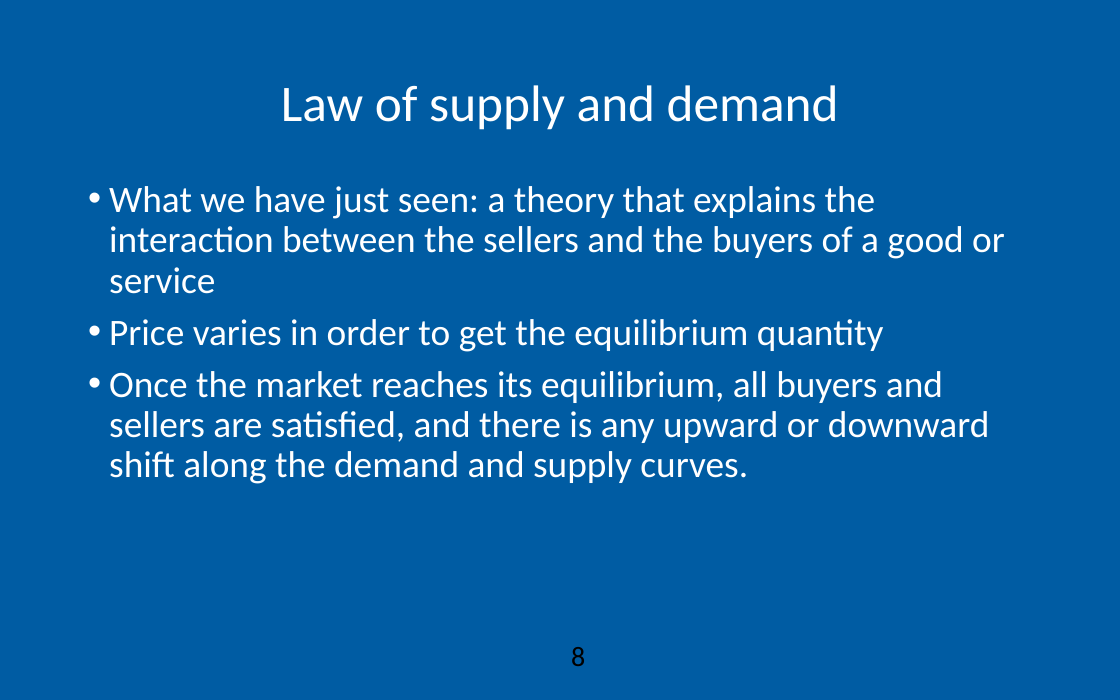
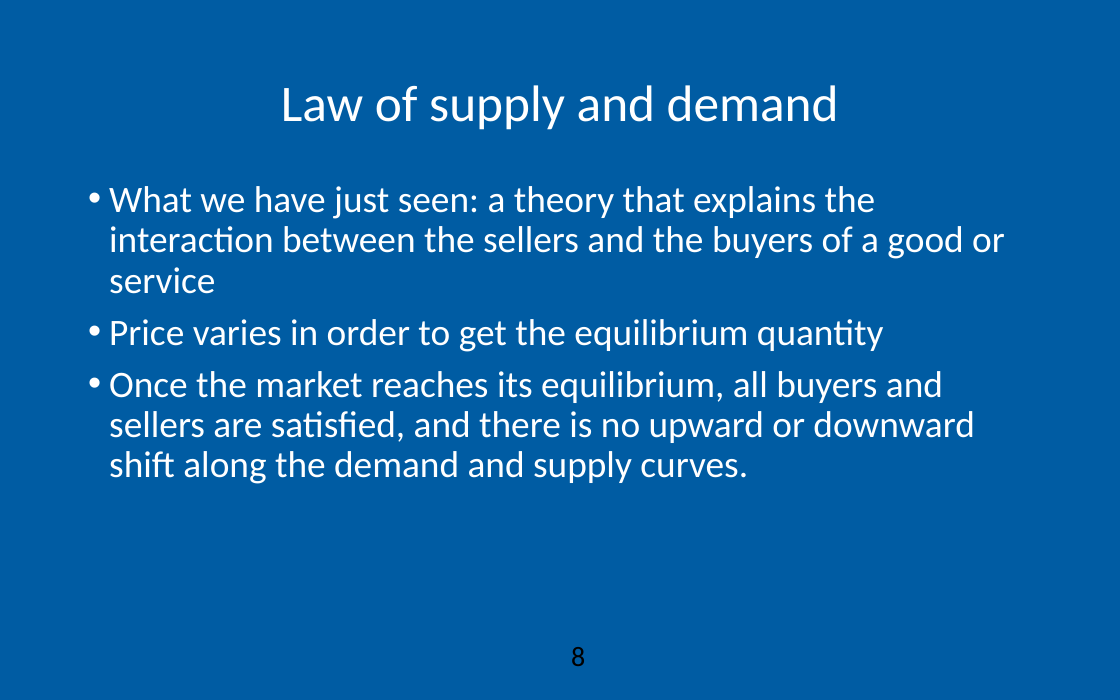
Before and after one commit to AEGDDI/idr305, a slide deck: slide 8 of lectures/L6.pptx. Drawn at 1120x700 pixels with LibreOffice and Linux fonts; fonts in the diff are those of the drawing; background and template pictures are left out. Boxes give left, top, right and bottom in pixels: in the first picture for what was removed or moved away, otherwise in the second. Text is boxed around its words. In the diff, an @@ line names an element or a change of style, - is before the commit and + after.

```diff
--- a/lectures/L6.pptx
+++ b/lectures/L6.pptx
@@ text at [109,371,974,484]: text changed @@
-• Once the market reaches its equilibrium, all buyers and sellers are satisfied, and there is any upward or downward shift along the demand and supply curves.
+• Once the market reaches its equilibrium, all buyers and sellers are satisfied, and there is no upward or downward shift along the demand and supply curves.
```
Also in this commit, not shown: 3 other slides changed, 1 other file.
